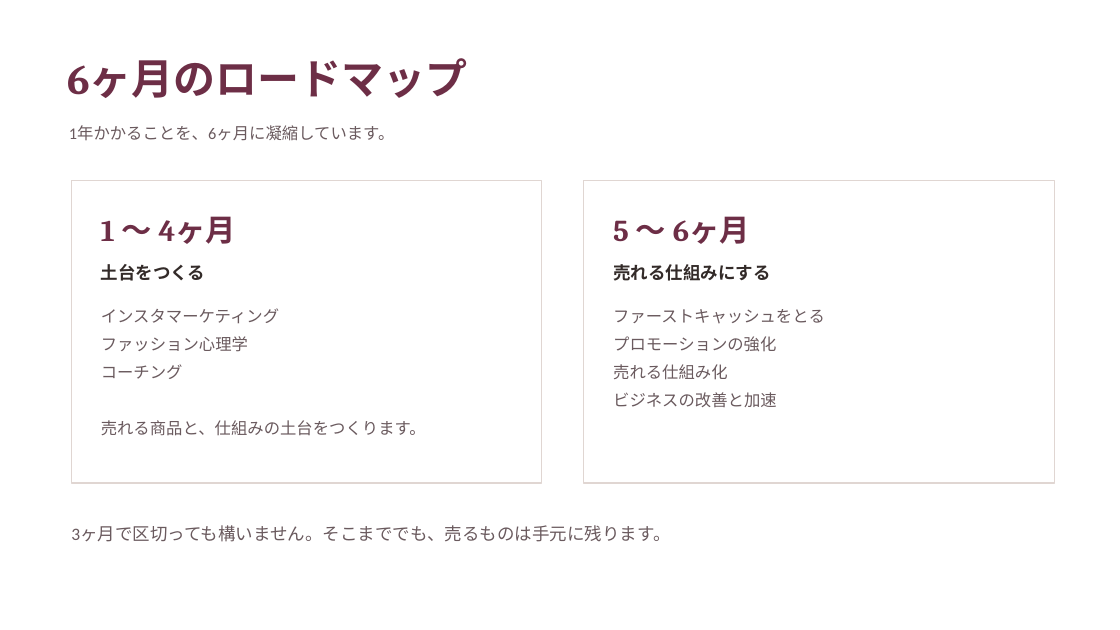
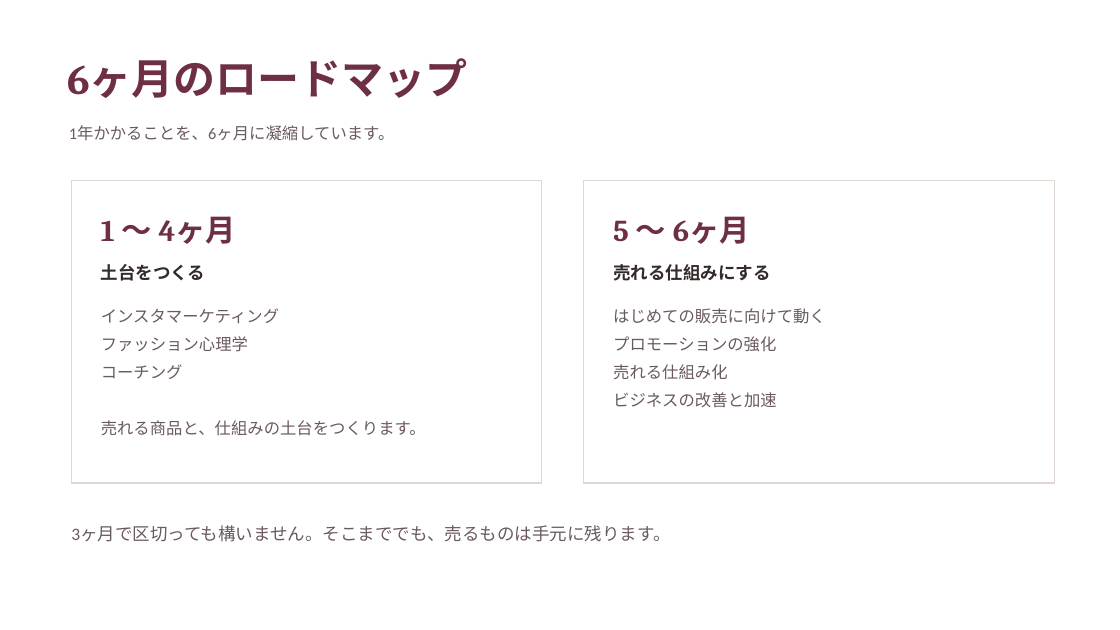
Before and after one commit to fashio17/potential-lamp, a slide deck: slide 6 of 運用/説明会/説明会_3コース_2026年10月期_v2.pptx. Drawn at 1120x630 pixels with LibreOffice and Linux fonts; fonts in the diff are those of the drawing. Boxes give left, top, right and bottom in pixels: in the first picture for what was removed or moved away, otherwise in the second. Text is boxed around its words. In the diff, an @@ line names an element or a change of style, - is before the commit and + after.

```diff
--- a/運用/説明会/説明会_3コース_2026年10月期_v2.pptx
+++ b/運用/説明会/説明会_3コース_2026年10月期_v2.pptx
@@ text at bbox=[613, 308, 826, 324]: text changed @@
-ファーストキャッシュをとる
+はじめての販売に向けて動く
```
Also in this commit, not shown: 11 other slides changed, 1 slide added, 13 other files.
